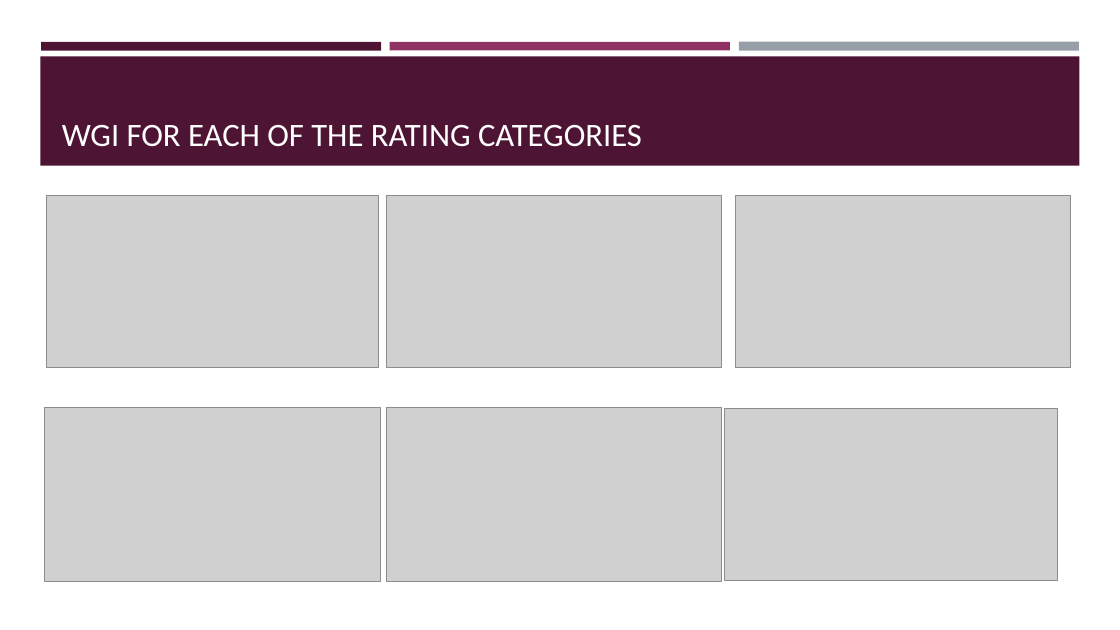
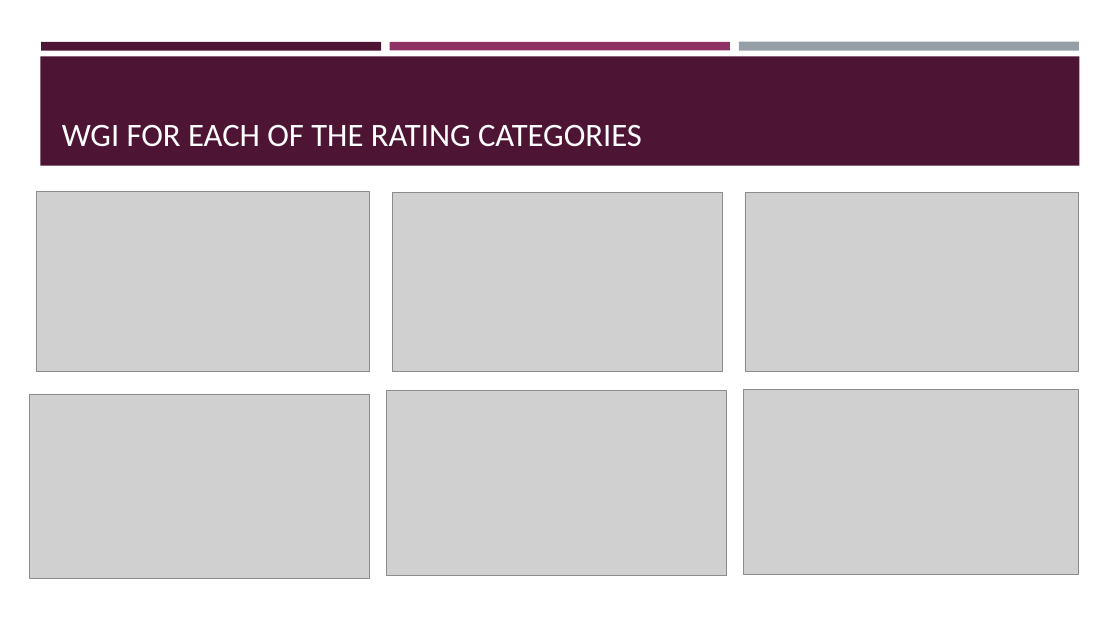
Before and after one commit to feraguilari/WorldBank_Capstone, a slide deck: slide 6 of presentation.pptx. Drawn at 1120x630 pixels with LibreOffice and Linux fonts; fonts in the diff are those of the drawing; grey boxes stand for pictures. Boxes give left, top, right and bottom in pixels: in the first picture for what was removed or moved away, otherwise in the second. Text is boxed around its words. In the diff, an @@ line names an element or a change of style, - is before the commit and + after.

```diff
--- a/presentation.pptx
+++ b/presentation.pptx
@@ picture: place and size @@
-picture at <box>46,196,378,368</box>
+picture at <box>36,192,370,372</box>
@@ picture: place and size @@
-picture at <box>386,196,721,368</box>
+picture at <box>392,192,723,372</box>
@@ picture: place and size @@
-picture at <box>736,196,1070,368</box>
+picture at <box>745,192,1079,371</box>
@@ picture: place and size @@
-picture at <box>724,408,1058,581</box>
+picture at <box>744,389,1079,574</box>
@@ picture: place and size @@
-picture at <box>45,408,381,581</box>
+picture at <box>29,394,370,579</box>
@@ picture: place and size @@
-picture at <box>386,408,722,582</box>
+picture at <box>387,391,728,576</box>
```
Also in this commit, not shown: 2 other slides changed, 1 other file.
